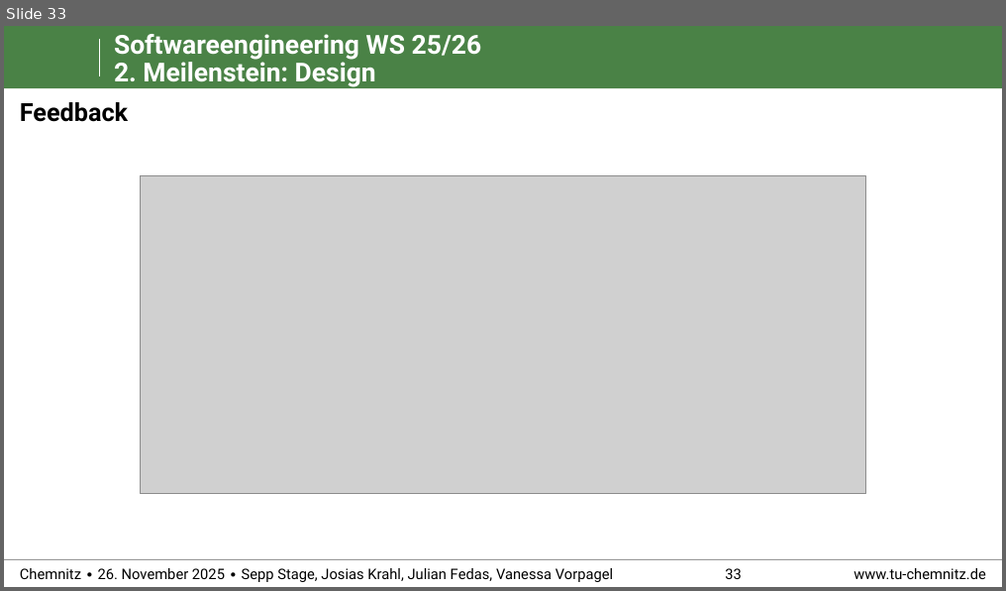
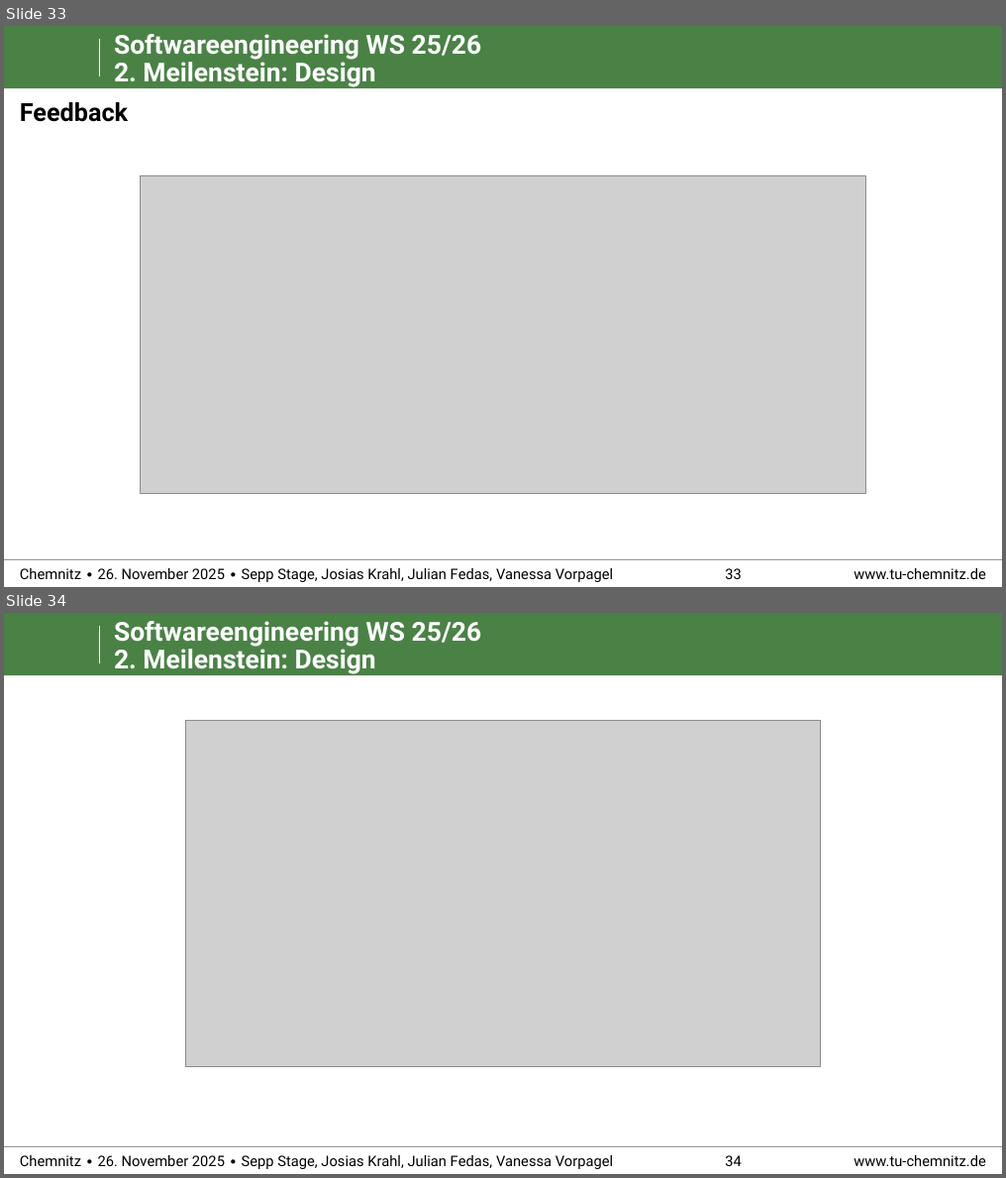
Before and after one commit to RealBiggerBo/Softwaretechnik, a slide deck: Abgabe_Meilenstein2/Meilenstein 2 - Design.pptx. Shown one above the other, each under a label of ours: slide 33 before the commit, slides 33 and 34 after it. The pictures are 1006x591 and 1006x1178 pixels, drawn with LibreOffice and Linux fonts; fonts in the diff are those of the drawing; grey boxes stand for pictures; background and template pictures are left out. Boxes give left, top, right and bottom in pixels: in the first picture for what was removed or moved away, otherwise in the second. Text is boxed around its words. In the diff, an @@ line names an element or a change of style, - is before the commit and + after.

```diff
--- a/Abgabe_Meilenstein2/Meilenstein 2 - Design.pptx
+++ b/Abgabe_Meilenstein2/Meilenstein 2 - Design.pptx
@@ slide 34 added at (x1=4, y1=613, x2=1002, y2=1174), background #FFFFFF; not listed: 6 template elements that a slide beside it also shows @@
@@ title added at (x1=114, y1=621, x2=482, y2=674), 25.2 pt, text #FFFFFF, bold @@
+Softwareengineering WS 25/26
+2. Meilenstein: Design
@@ picture added at (x1=185, y1=721, x2=821, y2=1067) @@
```
